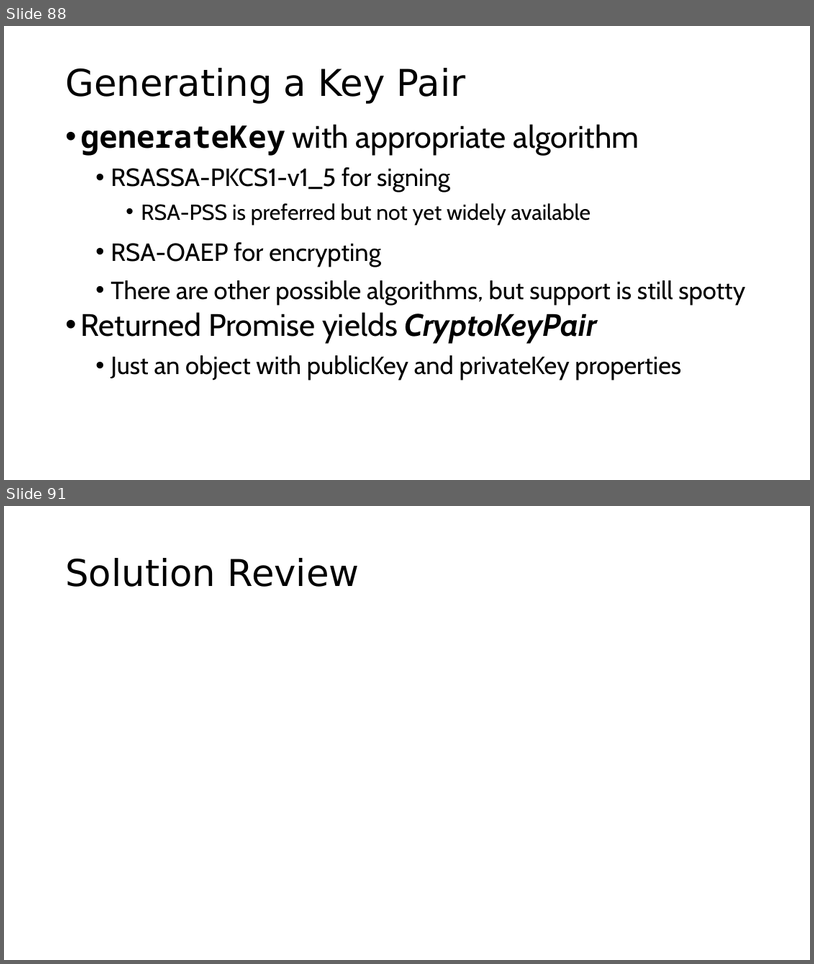
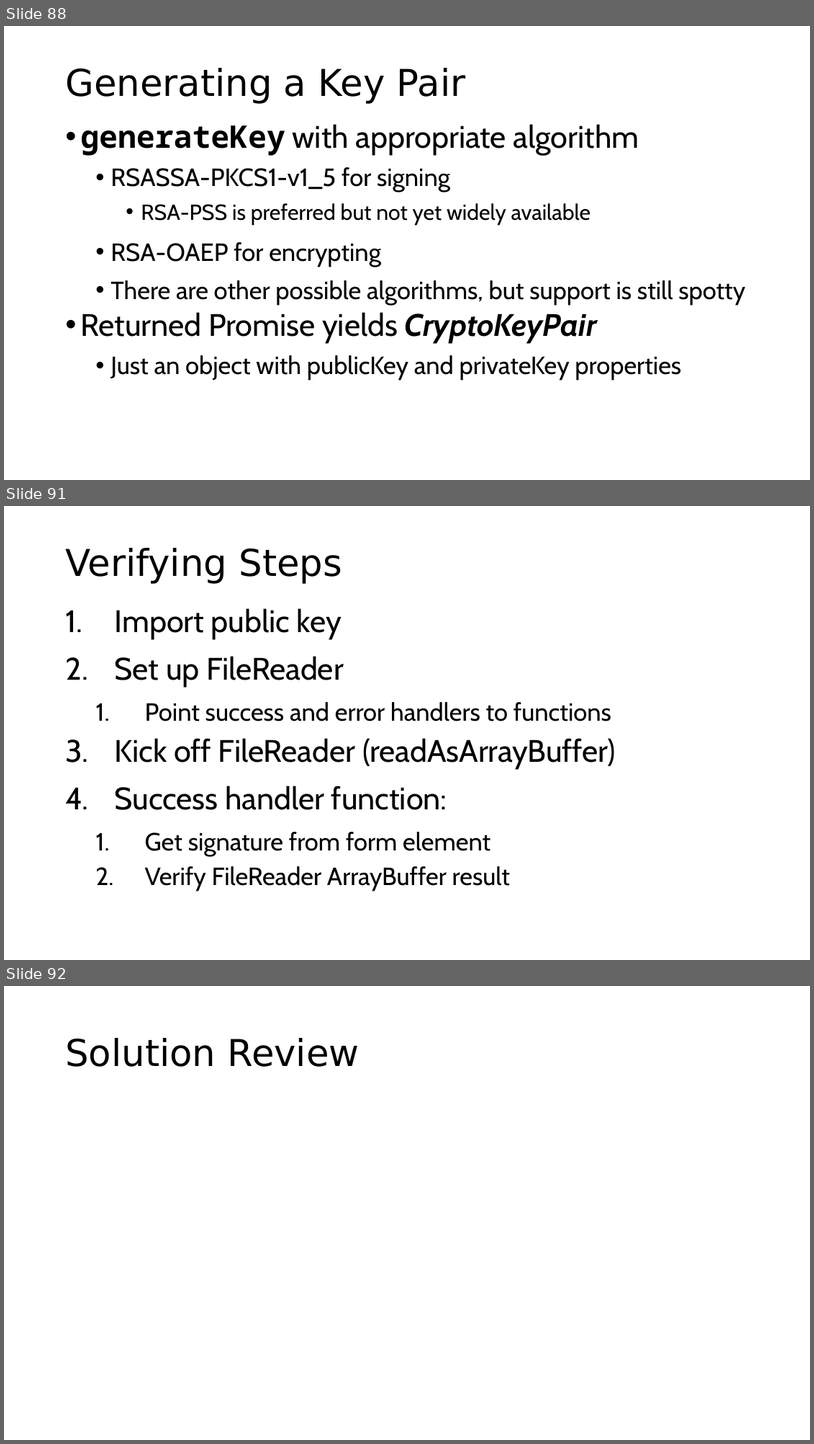
Before and after one commit to engelke/fluent2016, a slide deck: Web Cryptography Workshop.pptx. Shown one above the other, each under a label of ours: slides 88 and 91 before the commit, slides 88, 91 and 92 after it; the slides between them are not shown. The pictures are 814x964 and 814x1444 pixels, drawn with LibreOffice and Linux fonts; fonts in the diff are those of the drawing; background and template pictures are left out. Boxes give left, top, right and bottom in pixels: in the first picture for what was removed or moved away, otherwise in the second. Text is boxed around its words. In the diff, an @@ line names an element or a change of style, - is before the commit and + after.

```diff
--- a/Web Cryptography Workshop.pptx
+++ b/Web Cryptography Workshop.pptx
@@ slide 91 added at box(4, 506, 810, 960), background picture (left out) @@
@@ title added at box(65, 548, 343, 584), 44 pt, text #000000 @@
+Verifying Steps
@@ text added at box(115, 608, 616, 890), 29.6 pt, text #000000 @@
+1. Import public key
+2. Set up FileReader
+  1. Point success and error handlers to functions
+3. Kick off FileReader (readAsArrayBuffer)
+4. Success handler function:
+  1. Get signature from form element
+  2. Verify FileReader ArrayBuffer result
@@ what was slide 91 is now slide 92 @@
```
Also in this commit, not shown: 3 slides changed, 2 other files.
